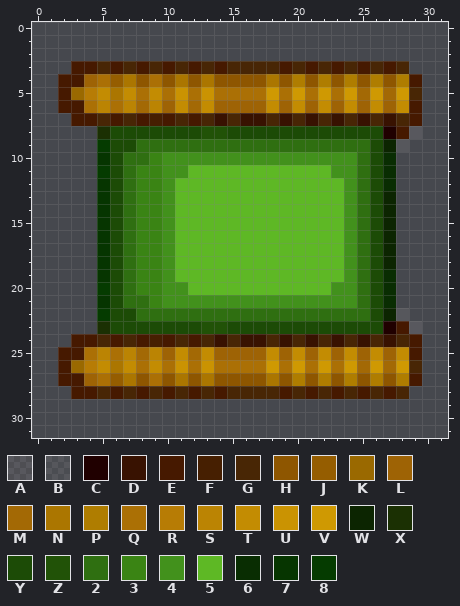
File history of a pixel-art sprite, Debug/sprites/tank_base.png. Above, as it was before the edit.
The file is 32x32 pixels. Pixels under 10% opacity are left out. Colours within 5 levels of each other are drawn and written as one.
Palette (. is transparent): A #cac0c123  B #c8c6c41f  C #200000  D #381201  E #461900  F #461f01  G #482605  H #8e5600  J #955d00  K #9a6900  L #9e6305  M #a36905  N #ab7600  P #af7d00  Q #ab7005  R #b77c05  S #bb8403  T #c38c02  U #ca9302  V #cf9902  W #0c2501  X #1b3003  Y #1c4b06  Z #215207  2 #2f6f11  3 #3a8414  4 #42911c  5 #5eb825  6 #092d02  7 #063500  8 #053b00
Pixels before, first column x 2:
 3 .EEGEGEGEGEGEGGGGEGEGEGEGEG.
 4 EELQJNHQHNHNHHHHNHPHPHPHPHPE
 5 EKRTNTQTQUQUQQQQVQVQVQVMVMVG
 6 EEQSQSMSLTMTLLLLTLTLTLTLTLTE
 7 .EEGEGEFEGEGDGDDGDGDGDGDGDGE
 8 ...XYYYYYYYZZYYYYYYYYYYYYCEA
 9 ...8YY222222222222222222YWB.
10 ...7Y2234444444444444442Y6..
11 ...8Y2334455555555555442Y6..
12 ...7Y2334555555555555542Y6..
13 ...7Y2334555555555555542YW..
14 ...7Y2334555555555555542YW..
15 ...7Y2334555555555555542YW..
16 ...7Y2334555555555555542YW..
17 ...7Y2334555555555555542YW..
18 ...7Y2334555555555555542YW..
19 ...7Y2334555555555555542Y6..
20 ...8Y2334455555555555442Y6..
21 ...7Y2234444444444444442Y6..
22 ...8YY222222222222222222YWB.
23 ...XYYYYYYYZZYYYYYYYYYYYYCEA
24 .EEGEGEFEGEGDGDDGDGDGDGDGDGE
25 EEQSQSMSLTMTLLLLTLTLTLTLTLTE
26 EKRTNTQTQUQUQQQQVQVQVQVMVMVG
27 EELQJNHQHNHNHHHHNHPHPHPHPHPE
28 .EEGEGEGEGEGEGGGGEGEGEGEGEG.
After:
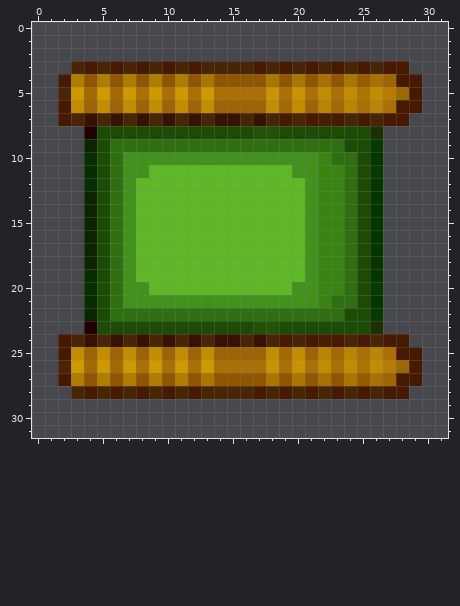
Message: tank rotation complete
Diff:
Changed rows in their new state; - is an unchanged pixel.
first column x 2:
 3 -G----------G--E----------E-
 4 -PHPHP-P-P--------N-Q-NJQLE-
 5 GVMVMV-V-V-V----U-U-T-TNTRKE
 6 -TLTLTLT--L------M--SMSQSQE-
 7 EGD-D-DGD-D--DG--E-EFE-E-EE.
 8 --CY-------YY--ZZ-------X...
 9 --WY22----------------YY8..-
10 --6Y2444------------322Y7.--
11 --6Y244555--------44332Y8.--
12 --6Y24555----------4332Y7.--
13 --WY24555----------4332Y7.--
14 --WY24555----------4332Y7.--
15 --WY24555----------4332Y7.--
16 --WY24555----------4332Y7.--
17 --WY24555----------4332Y7.--
18 --WY24555----------4332Y7.--
19 --6Y24555----------4332Y7.--
20 --6Y244555--------44332Y8.--
21 --6Y2444------------322Y7.--
22 --WY22----------------YY8..-
23 --CY-------YY--ZZ-------X...
24 EGD-D-DGD-D--DG--E-EFE-E-EE.
25 -TLTLTLT--L------M--SMSQSQE-
26 GVMVMV-V-V-V----U-U-T-TNTRKE
27 -PHPHP-P-P--------N-Q-NJQLE-
28 -G----------G--E----------E-
